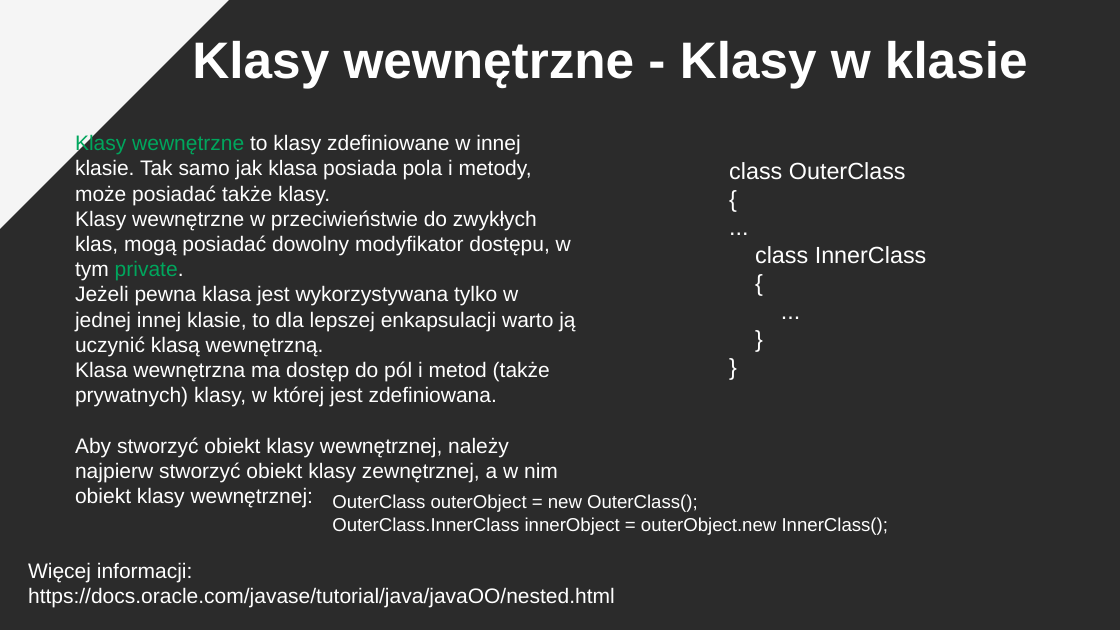
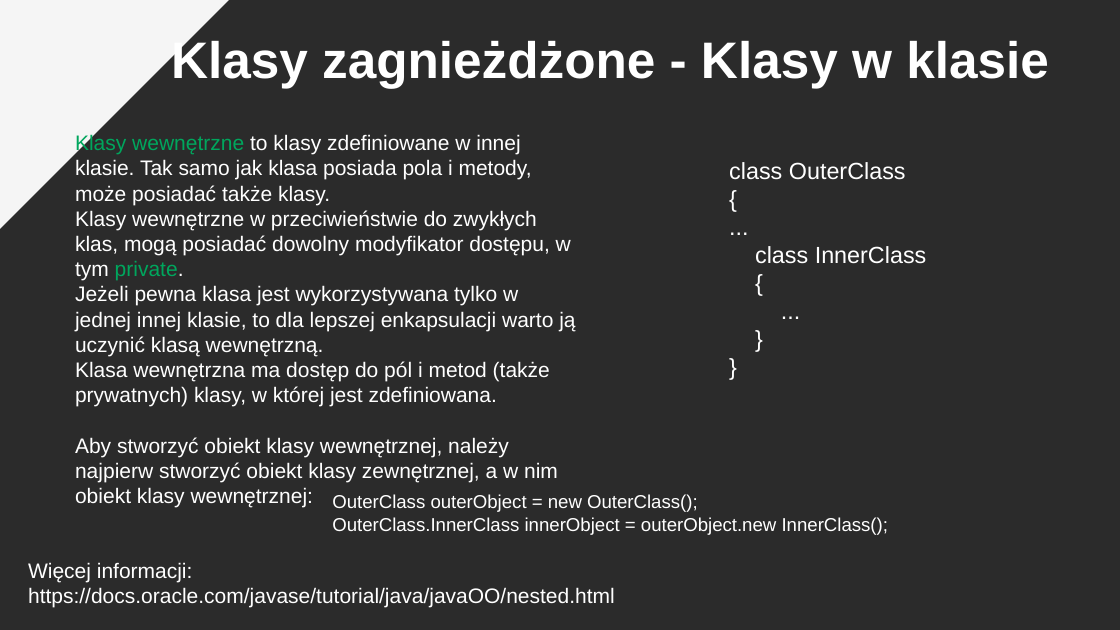
Before and after one commit to pkrajnik/WprowadzenieDoJava4Zajecia, a slide deck: slide 37 of WprowadzenieDoJezykaJAVA_v3_PiotrKrajnik.pptx. Drawn at 1120x630 pixels with LibreOffice and Linux fonts; fonts in the diff are those of the drawing; background and template pictures are left out; a plain dark background stands for a picture behind light text. Boxes give left, top, right and bottom in pixels: in the first picture for what was removed or moved away, otherwise in the second. Text is boxed around its words. In the diff, an @@ line names an element or a change of style, - is before the commit and + after.

```diff
--- a/WprowadzenieDoJezykaJAVA_v3_PiotrKrajnik.pptx
+++ b/WprowadzenieDoJezykaJAVA_v3_PiotrKrajnik.pptx
@@ text at box(171, 37, 1049, 88): text changed @@
-Klasy wewnętrzne - Klasy w klasie
+Klasy zagnieżdżone - Klasy w klasie
```
Also in this commit, not shown: 1 other slide changed, 1 slide added.
